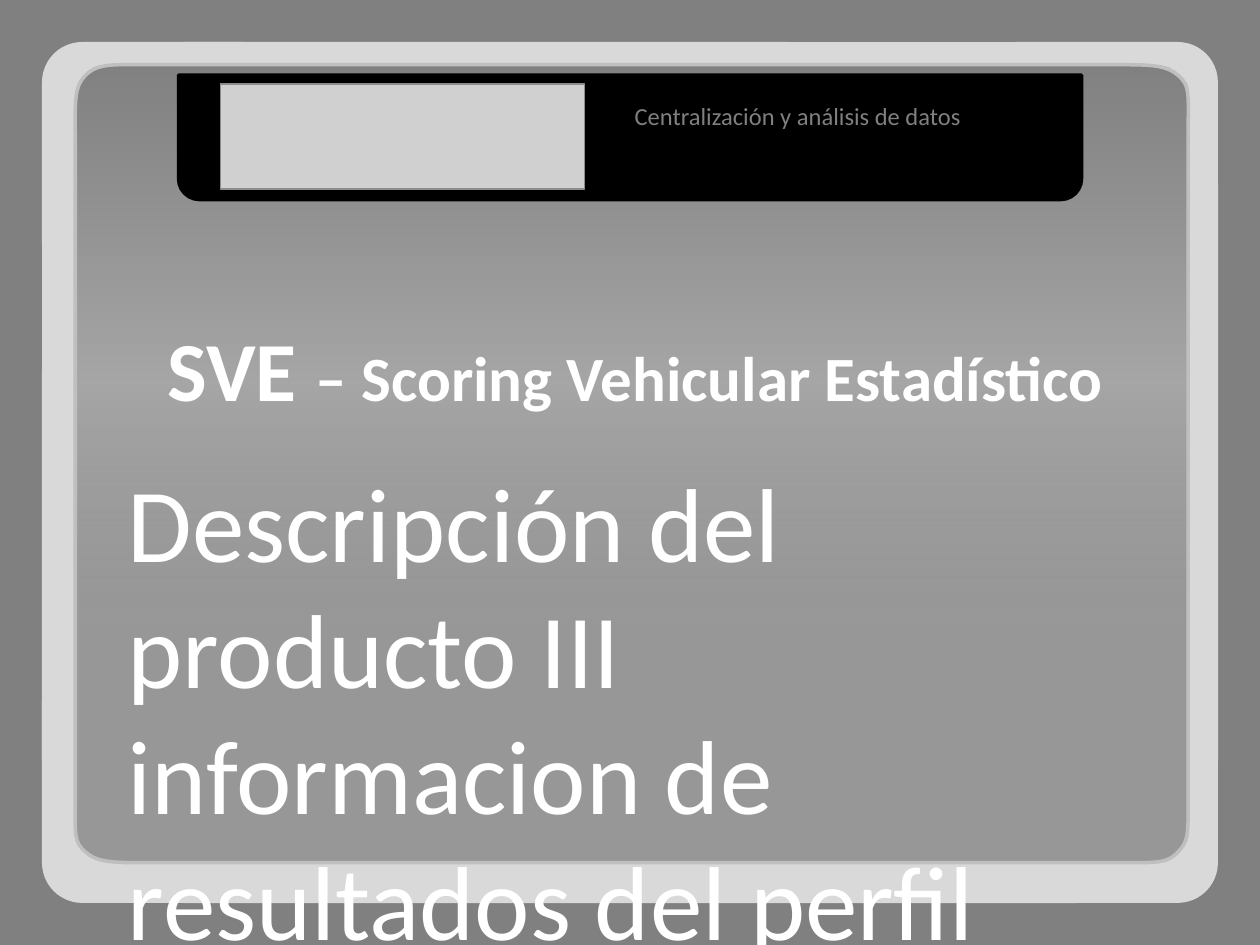
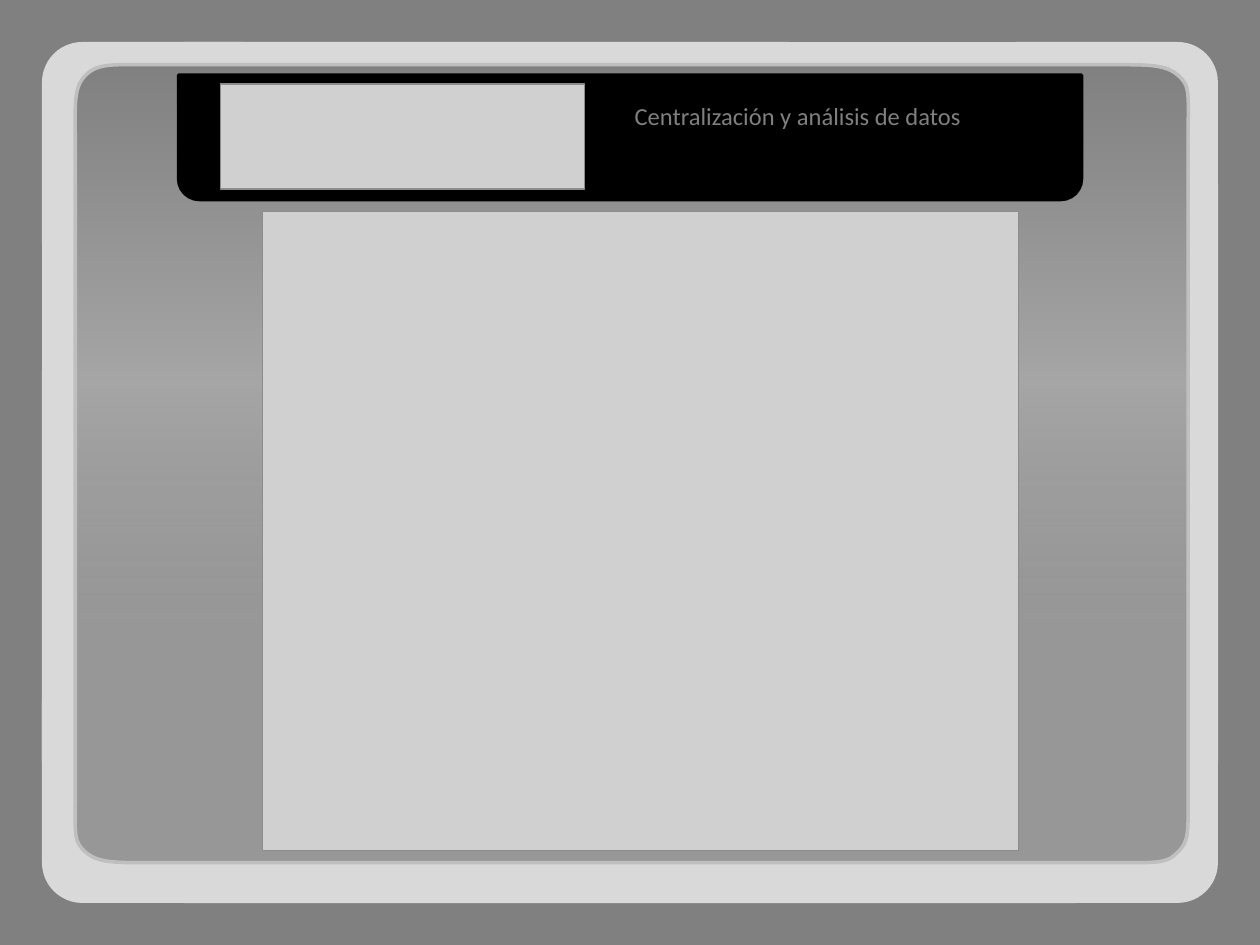
Before and after one commit to adrianachelotti/tallerdesarrollo1ero2011, a slide deck: slide 12 of Presentacion/Comercial/Presentacion Comercial.pptx (slide 7 before the commit). Drawn at 1260x945 pixels with LibreOffice and Linux fonts; fonts in the diff are those of the drawing; grey boxes stand for pictures. Boxes give left, top, right and bottom in pixels: in the first picture for what was removed or moved away, otherwise in the second. Text is boxed around its words. In the diff, an @@ line names an element or a change of style, - is before the commit and + after.

```diff
--- a/Presentacion/Comercial/Presentacion Comercial.pptx
+++ b/Presentacion/Comercial/Presentacion Comercial.pptx
@@ picture added at (x1=262, y1=212, x2=1018, y2=850) @@
@@ text removed at (x1=167, y1=346, x2=1103, y2=412) @@
-SVE – Scoring Vehicular Estadístico
@@ text removed at (x1=128, y1=489, x2=973, y2=945) @@
-Descripción del producto III informacion de resultados del perfil generado
```
Also in this commit, not shown: 3 other slides changed, 3 slides added.
